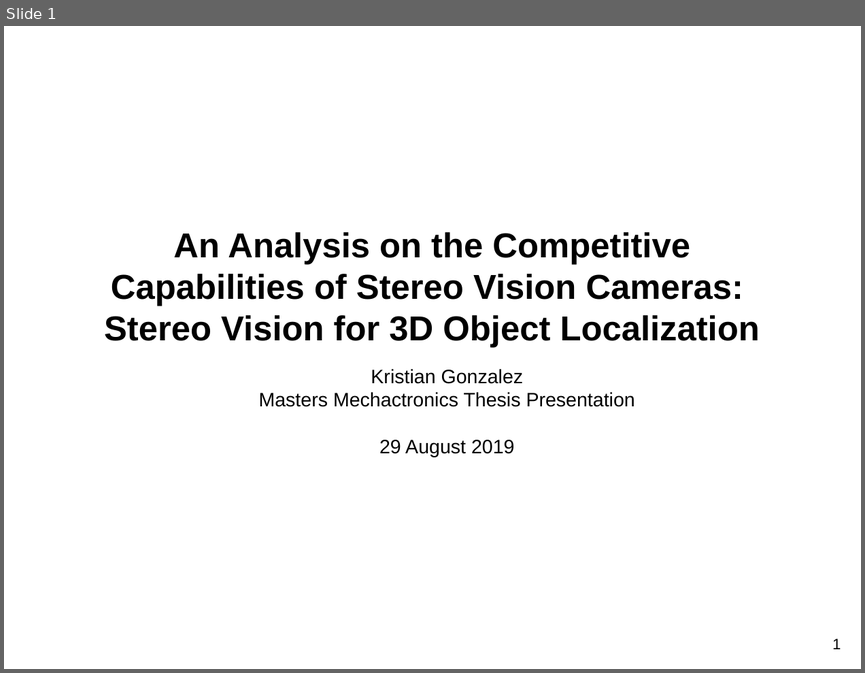
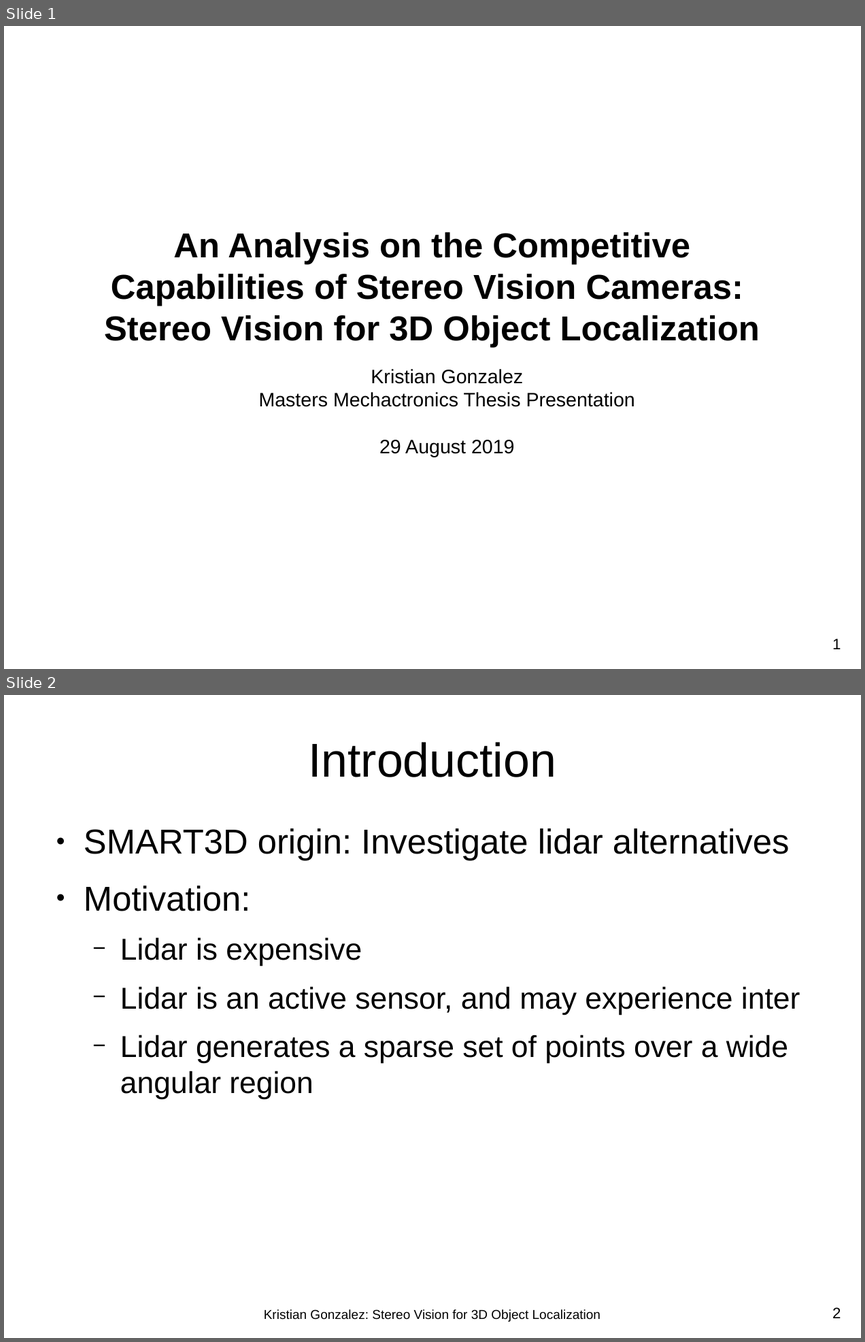
Before and after one commit to kjgonzalez/codefiles, a slide deck: k_thesis/02_presentation/thesis_presentation.odp. Shown one above the other, each under a label of ours: slide 1 before the commit, slides 1 and 2 after it. The pictures are 865x673 and 865x1342 pixels, drawn with LibreOffice and Linux fonts; fonts in the diff are those of the drawing; background and template pictures are left out. Boxes give left, top, right and bottom in pixels: in the first picture for what was removed or moved away, otherwise in the second. Text is boxed around its words. In the diff, an @@ line names an element or a change of style, - is before the commit and + after.

```diff
--- a/k_thesis/02_presentation/thesis_presentation.odp
+++ b/k_thesis/02_presentation/thesis_presentation.odp
@@ slide 2 added at bbox=[4, 695, 861, 1338], background #FFFFFF @@
@@ title added at bbox=[308, 742, 556, 777], 44 pt, text #000000 @@
+Introduction
@@ text added at bbox=[84, 828, 800, 1100], 28 pt, text #000000 @@
+● SMART3D origin: Investigate lidar alternatives
+● Motivation:
+  − Lidar is expensive
+  − Lidar is an active sensor, and may experience inter
+  − Lidar generates a sparse set of points over a wide angular region
@@ text added at bbox=[264, 1309, 600, 1321], 12 pt, text #000000 @@
+Kristian Gonzalez: Stereo Vision for 3D Object Localization
@@ page number added at bbox=[832, 1307, 840, 1318], 14 pt, text #000000 @@
+2
```
Also in this commit, not shown: 3 slides changed, 1 other slide added, 3 other files.
